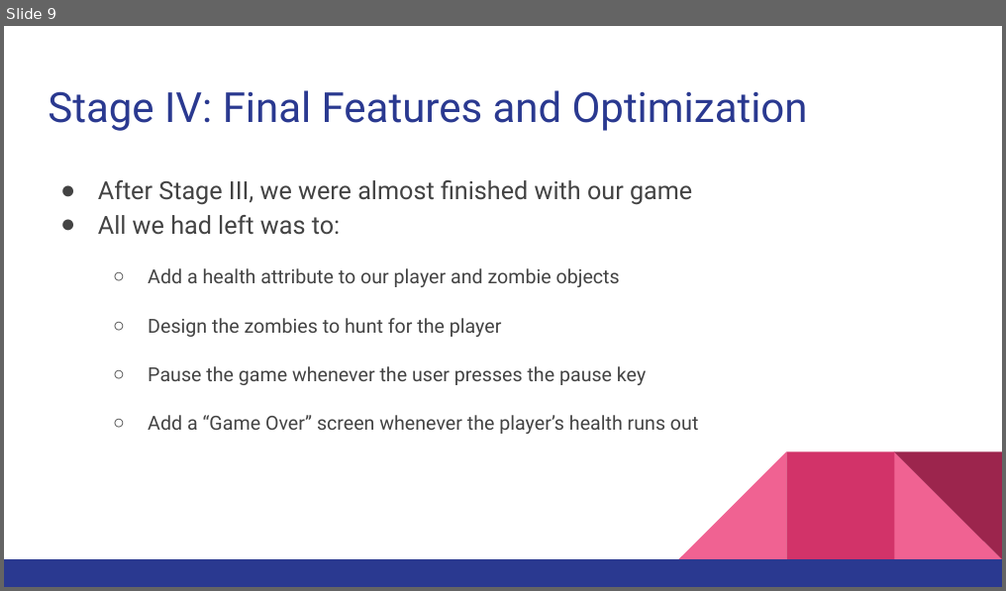
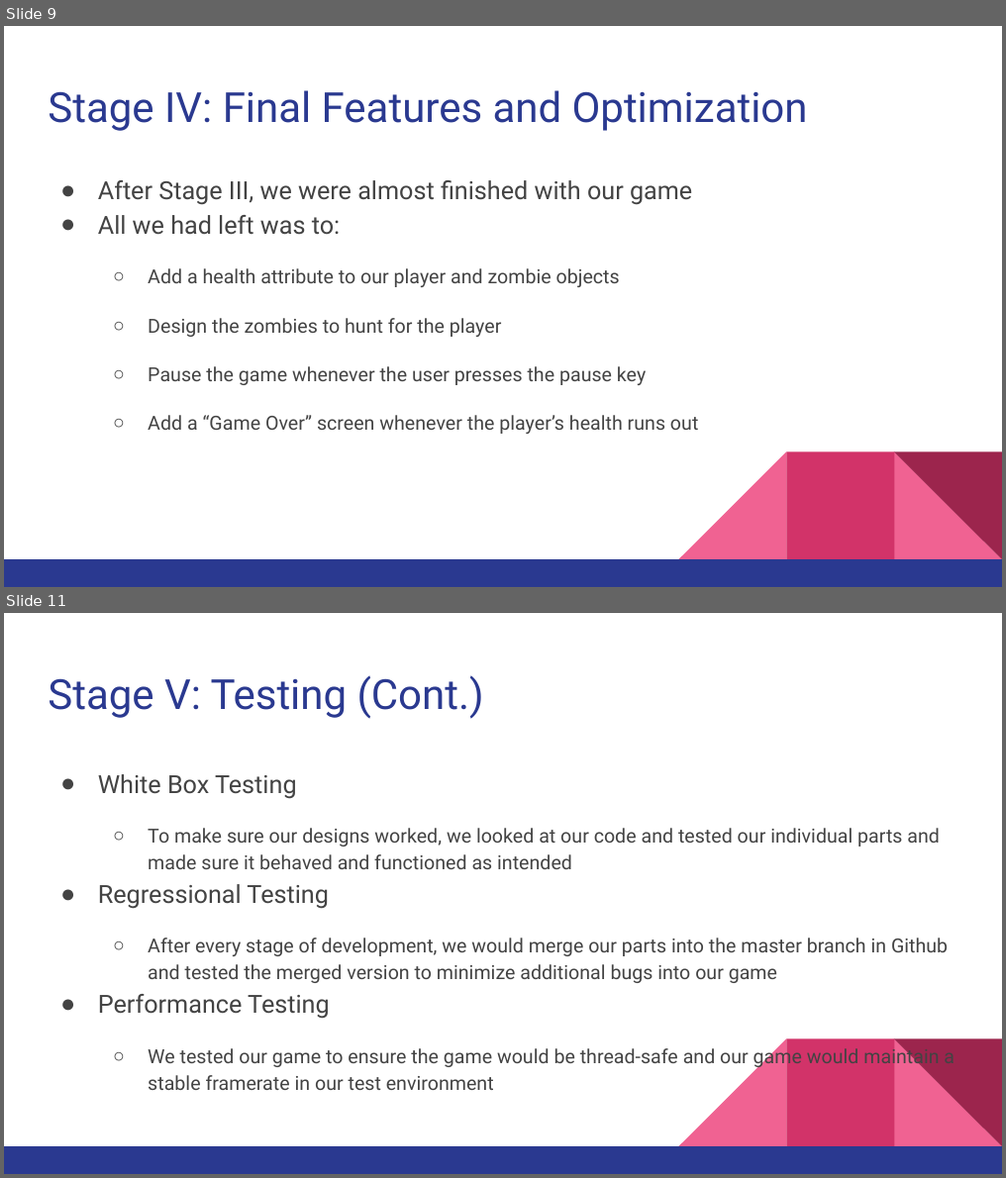
Before and after one commit to Dishoungh/software_engineering_project, a slide deck: Zombie Shooter Game.pptx. Shown one above the other, each under a label of ours: slide 9 before the commit, slides 9 and 11 after it; the slides between them are not shown. The pictures are 1006x591 and 1006x1178 pixels, drawn with LibreOffice and Linux fonts; fonts in the diff are those of the drawing. Boxes give left, top, right and bottom in pixels: in the first picture for what was removed or moved away, otherwise in the second. Text is boxed around its words. In the diff, an @@ line names an element or a change of style, - is before the commit and + after.

```diff
--- a/Zombie Shooter Game.pptx
+++ b/Zombie Shooter Game.pptx
@@ slide 11 added at (x1=4, y1=613, x2=1002, y2=1174), background #FFFFFF; not listed: 5 template elements that a slide beside it also shows @@
@@ title added at (x1=48, y1=675, x2=484, y2=719), 30 pt, text #2A3990 @@
+Stage V: Testing (Cont.)
@@ text added at (x1=98, y1=774, x2=947, y2=1090), 14 pt, text #434343 @@
+● White Box Testing
+  ○ To make sure our designs worked, we looked at our code and tested our individual parts and made sure it behaved and functioned as intended
+● Regressional Testing
+  ○ After every stage of development, we would merge our parts into the master branch in Github and tested the merged version to minimize additional bugs into our game
+● Performance Testing
+  ○ We tested our game to ensure the game would be thread-safe and our game would maintain a stable framerate in our test environment
```
Also in this commit, not shown: 3 slides changed, 1 slide removed, 3 other files.
